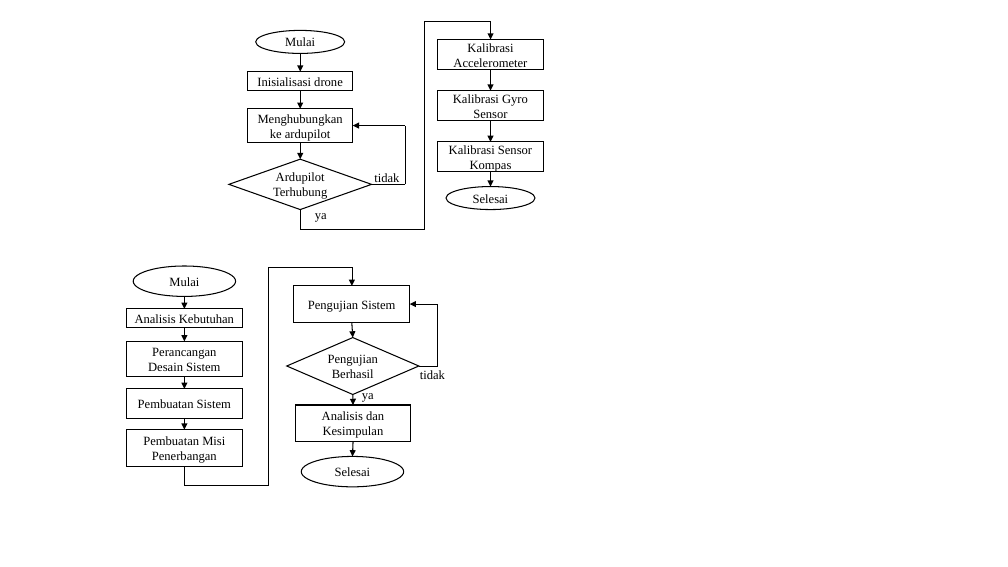
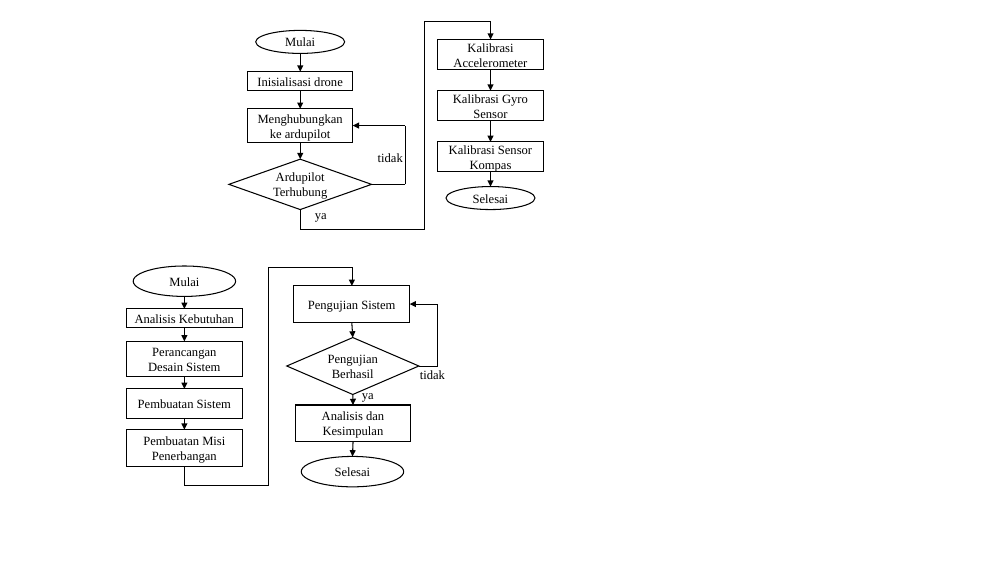
Before and after one commit to jamilfebrian/wokrspace, a slide deck: slide 6 of TA/Presentation1.pptx. Drawn at 1008x567 pixels with LibreOffice and Linux fonts; fonts in the diff are those of the drawing. Boxes give left, top, right and bottom in pixels: in the first picture for what was removed or moved away, otherwise in the second. Text is boxed around its words. In the diff, an @@ line names an element or a change of style, - is before the commit and + after.

```diff
--- a/TA/Presentation1.pptx
+++ b/TA/Presentation1.pptx
@@ text "tidak": place and size @@
-text "tidak" at [374,173,399,185]
+text "tidak" at [378,153,403,162]
```
Also in this commit, not shown: 1 other slide changed, 4 slides added, 10 other files.
